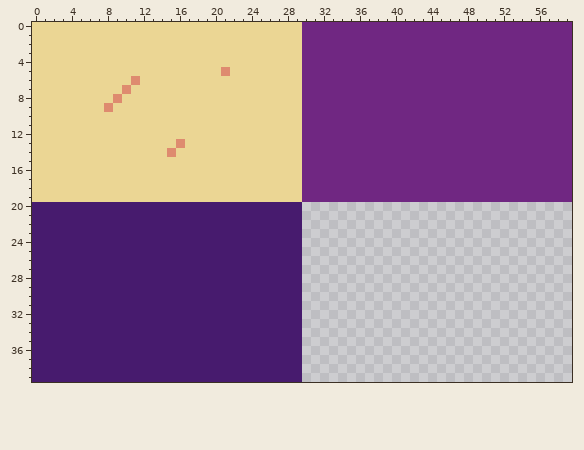
Two states of a pixel-art file, raw/tilemap/tile_set.ase. Above: the version before the commit.
60x40 pixels, 1 frame.
The same view after the edit:
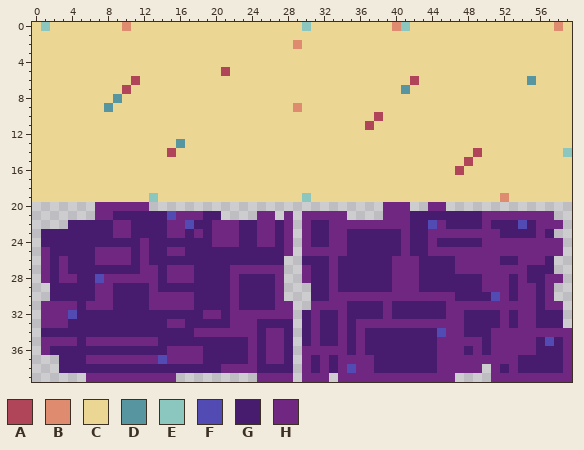
Palette (. is transparent): A #b0455a  B #de8b6f  C #ebd694  D #5796a1  E #8bc7bf  F #524bb3  G #471b6e  H #702782
What changed:
layer "Layer 3" added
--- layers "Layer 3", "Layer 2"
@@ x 0..59 @@
- 0 CCCCCCCCCCCCCCCCCCCCCCCCCCCCCCHHHHHHHHHHHHHHHHHHHHHHHHHHHHHH
- 1 CCCCCCCCCCCCCCCCCCCCCCCCCCCCCCHHHHHHHHHHHHHHHHHHHHHHHHHHHHHH
- 2 CCCCCCCCCCCCCCCCCCCCCCCCCCCCCCHHHHHHHHHHHHHHHHHHHHHHHHHHHHHH
- 3 CCCCCCCCCCCCCCCCCCCCCCCCCCCCCCHHHHHHHHHHHHHHHHHHHHHHHHHHHHHH
- 4 CCCCCCCCCCCCCCCCCCCCCCCCCCCCCCHHHHHHHHHHHHHHHHHHHHHHHHHHHHHH
- 5 CCCCCCCCCCCCCCCCCCCCCBCCCCCCCCHHHHHHHHHHHHHHHHHHHHHHHHHHHHHH
- 6 CCCCCCCCCCCBCCCCCCCCCCCCCCCCCCHHHHHHHHHHHHHHHHHHHHHHHHHHHHHH
- 7 CCCCCCCCCCBCCCCCCCCCCCCCCCCCCCHHHHHHHHHHHHHHHHHHHHHHHHHHHHHH
- 8 CCCCCCCCCBCCCCCCCCCCCCCCCCCCCCHHHHHHHHHHHHHHHHHHHHHHHHHHHHHH
- 9 CCCCCCCCBCCCCCCCCCCCCCCCCCCCCCHHHHHHHHHHHHHHHHHHHHHHHHHHHHHH
-10 CCCCCCCCCCCCCCCCCCCCCCCCCCCCCCHHHHHHHHHHHHHHHHHHHHHHHHHHHHHH
-11 CCCCCCCCCCCCCCCCCCCCCCCCCCCCCCHHHHHHHHHHHHHHHHHHHHHHHHHHHHHH
-12 CCCCCCCCCCCCCCCCCCCCCCCCCCCCCCHHHHHHHHHHHHHHHHHHHHHHHHHHHHHH
-13 CCCCCCCCCCCCCCCCBCCCCCCCCCCCCCHHHHHHHHHHHHHHHHHHHHHHHHHHHHHH
-14 CCCCCCCCCCCCCCCBCCCCCCCCCCCCCCHHHHHHHHHHHHHHHHHHHHHHHHHHHHHH
-15 CCCCCCCCCCCCCCCCCCCCCCCCCCCCCCHHHHHHHHHHHHHHHHHHHHHHHHHHHHHH
-16 CCCCCCCCCCCCCCCCCCCCCCCCCCCCCCHHHHHHHHHHHHHHHHHHHHHHHHHHHHHH
-17 CCCCCCCCCCCCCCCCCCCCCCCCCCCCCCHHHHHHHHHHHHHHHHHHHHHHHHHHHHHH
-18 CCCCCCCCCCCCCCCCCCCCCCCCCCCCCCHHHHHHHHHHHHHHHHHHHHHHHHHHHHHH
-19 CCCCCCCCCCCCCCCCCCCCCCCCCCCCCCHHHHHHHHHHHHHHHHHHHHHHHHHHHHHH
-20 GGGGGGGGGGGGGGGGGGGGGGGGGGGGGG..............................
-21 GGGGGGGGGGGGGGGGGGGGGGGGGGGGGG..............................
-22 GGGGGGGGGGGGGGGGGGGGGGGGGGGGGG..............................
-23 GGGGGGGGGGGGGGGGGGGGGGGGGGGGGG..............................
-24 GGGGGGGGGGGGGGGGGGGGGGGGGGGGGG..............................
-25 GGGGGGGGGGGGGGGGGGGGGGGGGGGGGG..............................
-26 GGGGGGGGGGGGGGGGGGGGGGGGGGGGGG..............................
-27 GGGGGGGGGGGGGGGGGGGGGGGGGGGGGG..............................
-28 GGGGGGGGGGGGGGGGGGGGGGGGGGGGGG..............................
-29 GGGGGGGGGGGGGGGGGGGGGGGGGGGGGG..............................
-30 GGGGGGGGGGGGGGGGGGGGGGGGGGGGGG..............................
-31 GGGGGGGGGGGGGGGGGGGGGGGGGGGGGG..............................
-32 GGGGGGGGGGGGGGGGGGGGGGGGGGGGGG..............................
-33 GGGGGGGGGGGGGGGGGGGGGGGGGGGGGG..............................
-34 GGGGGGGGGGGGGGGGGGGGGGGGGGGGGG..............................
-35 GGGGGGGGGGGGGGGGGGGGGGGGGGGGGG..............................
-36 GGGGGGGGGGGGGGGGGGGGGGGGGGGGGG..............................
-37 GGGGGGGGGGGGGGGGGGGGGGGGGGGGGG..............................
-38 GGGGGGGGGGGGGGGGGGGGGGGGGGGGGG..............................
-39 GGGGGGGGGGGGGGGGGGGGGGGGGGGGGG..............................
+ 0 CECCCCCCCCBCCCCCCCCCCCCCCCCCCCECCCCCCCCCBECCCCCCCCCCCCCCCCBC
+ 1 CCCCCCCCCCCCCCCCCCCCCCCCCCCCCCCCCCCCCCCCCCCCCCCCCCCCCCCCCCCC
+ 2 CCCCCCCCCCCCCCCCCCCCCCCCCCCCCBCCCCCCCCCCCCCCCCCCCCCCCCCCCCCC
+ 3 CCCCCCCCCCCCCCCCCCCCCCCCCCCCCCCCCCCCCCCCCCCCCCCCCCCCCCCCCCCC
+ 4 CCCCCCCCCCCCCCCCCCCCCCCCCCCCCCCCCCCCCCCCCCCCCCCCCCCCCCCCCCCC
+ 5 CCCCCCCCCCCCCCCCCCCCCACCCCCCCCCCCCCCCCCCCCCCCCCCCCCCCCCCCCCC
+ 6 CCCCCCCCCCCACCCCCCCCCCCCCCCCCCCCCCCCCCCCCCACCCCCCCCCCCCDCCCC
+ 7 CCCCCCCCCCACCCCCCCCCCCCCCCCCCCCCCCCCCCCCCDCCCCCCCCCCCCCCCCCC
+ 8 CCCCCCCCCDCCCCCCCCCCCCCCCCCCCCCCCCCCCCCCCCCCCCCCCCCCCCCCCCCC
+ 9 CCCCCCCCDCCCCCCCCCCCCCCCCCCCCBCCCCCCCCCCCCCCCCCCCCCCCCCCCCCC
+10 CCCCCCCCCCCCCCCCCCCCCCCCCCCCCCCCCCCCCCACCCCCCCCCCCCCCCCCCCCC
+11 CCCCCCCCCCCCCCCCCCCCCCCCCCCCCCCCCCCCCACCCCCCCCCCCCCCCCCCCCCC
+12 CCCCCCCCCCCCCCCCCCCCCCCCCCCCCCCCCCCCCCCCCCCCCCCCCCCCCCCCCCCC
+13 CCCCCCCCCCCCCCCCDCCCCCCCCCCCCCCCCCCCCCCCCCCCCCCCCCCCCCCCCCCC
+14 CCCCCCCCCCCCCCCACCCCCCCCCCCCCCCCCCCCCCCCCCCCCCCCCACCCCCCCCCE
+15 CCCCCCCCCCCCCCCCCCCCCCCCCCCCCCCCCCCCCCCCCCCCCCCCACCCCCCCCCCC
+16 CCCCCCCCCCCCCCCCCCCCCCCCCCCCCCCCCCCCCCCCCCCCCCCACCCCCCCCCCCC
+17 CCCCCCCCCCCCCCCCCCCCCCCCCCCCCCCCCCCCCCCCCCCCCCCCCCCCCCCCCCCC
+18 CCCCCCCCCCCCCCCCCCCCCCCCCCCCCCCCCCCCCCCCCCCCCCCCCCCCCCCCCCCC
+19 CCCCCCCCCCCCCECCCCCCCCCCCCCCCCECCCCCCCCCCCCCCCCCCCCCBCCCCCCC
+20 .......HHHHHH..........................HHH..HH..............
+21 .......HHGGGGGGFHHHGG....HH.H.HHHHH....HHHGGGGGGGGHHHHHHHH..
+22 ....GGGGGHHGGGGHHFGGHHHGGHHGH.HGGHHHHHHHHHGGFHGGGGHGGGFGHHH.
+23 .GGGGGGGGHHGGGGHHGHGHHHGGHHGH.HGGHHGGGGGGHGGHHHHHHHHGGGGHG..
+24 .GGGGGGGGGGGHGGGGGGGHHHGGHHGH.HGGHHGGGGGGHGGHGGGGGHHHHHHHHH.
+25 .HGGGGGHHHHGHGGHHGGGGGGGGGGGH.HHHHHGGGGGGHGGHHHHHHHHHHHHHHH.
+26 .HGHGGGHHHHGHGGGGGGGGGGGGGGG..GGGHGGGGGGHHHGGGGHHHHHGGHHHG..
+27 .HGHGGGGGGGGHHGHHHGGGGHHHHHH..HGGHGGGGGGHHHGGGGHHHHHHHHGGG..
+28 .HGHHGGFHHHHHHGHHHGGGGHGGGGH..HGGHGGGGGGHHHGGGGGGGHHHGHGGHH.
+29 ..GGGGGHHGGGGHGGGGGGGGHGGGGH...GGHGGGGGGHHHGGGGGGGHHHGHHGH..
+30 ..GGGGGHHGGGGHHHHHGGGGHGGGGH...GGHHHHHHHHHHHHHHGGGGFHGHHGH..
+31 .HHHHGHHHGGGGHHHHHGGGGHGGGGHH..HHHHGGGGHGGGGGGHHHHHHHHHHGHH.
+32 .HHHFGGGGGGGGGGGGGGHHGHHHHHHH.GHGGHGGGGHGGGGGGHHGGGGHGHHGGG.
+33 .HHHGGGGGGGGGGGHHGGGGGHHHGGGG.GHGGHGHHHHHHHHHHHHGGGGHGHHGGG.
+34 .GGGGGGGGGGGGGGGGGHHHHHHHGHHG.GHGGHGHGGGGGGGGFHHGGGHHHHHHHHH
+35 .HHHHGHHHHHHHHGGGGGGGGGGHGHHG.GHGGHGHGGGGGGGGHHHHHGHHHHHGFGH
+36 .HGGGGGGGGGGGGGHHHHGGGGGHGHHG.HHHHHGHGGGGGGGGHHHGHGHHHHHGGGH
+37 ...GGGHHHHHHHHFHHHHGGGGGHGHHG.HGHGHHHHGGGGGGGHHHHHHHHHGGGGGH
+38 ...GGGGGGGGGGGGGGGGGGHHHHGGGG.HGHGHFHHGGGGGGGHHHHH.HGHGGGGGH
+39 ......HHHHHHHHHH.........HHHH.HHH.HHHHHHHHHHHHH....HHHHHHHHH
Where, in picture pixels (left, top, right, bottom), the same in both pictures:
changed: (32, 22, 572, 382)
